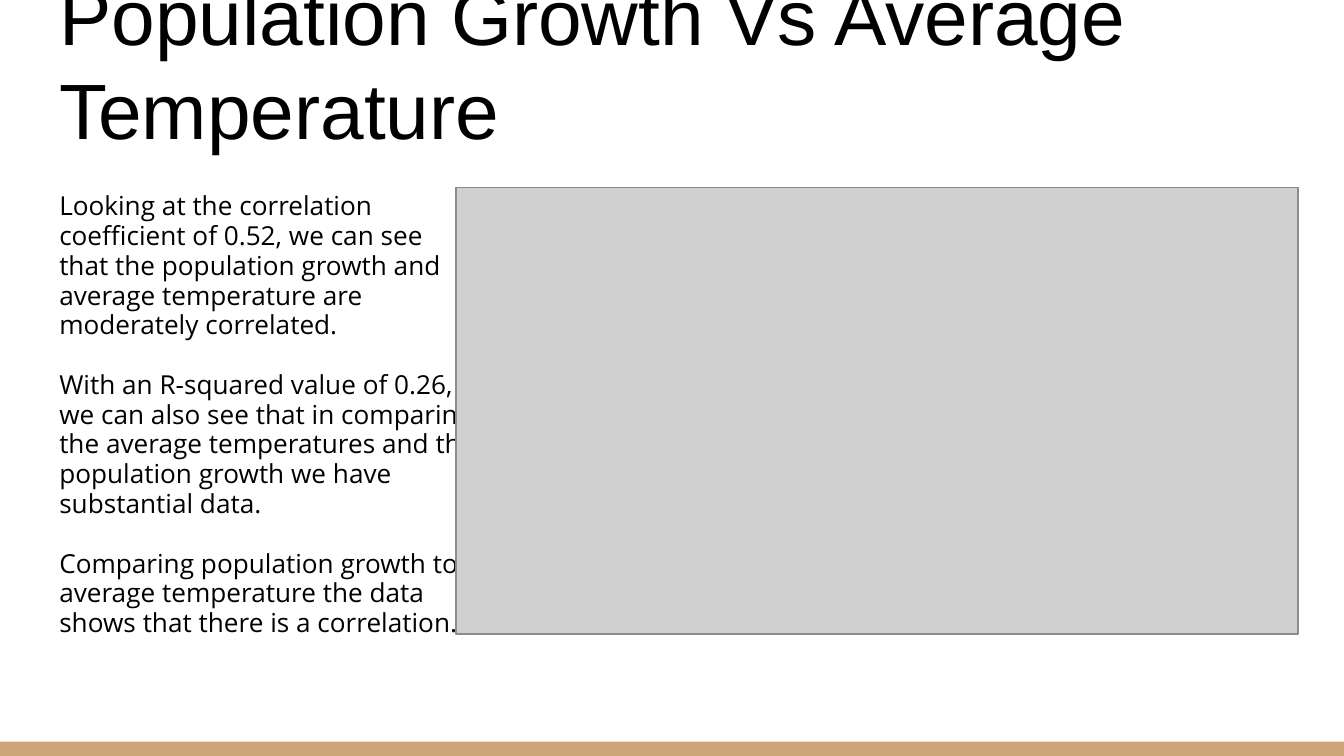
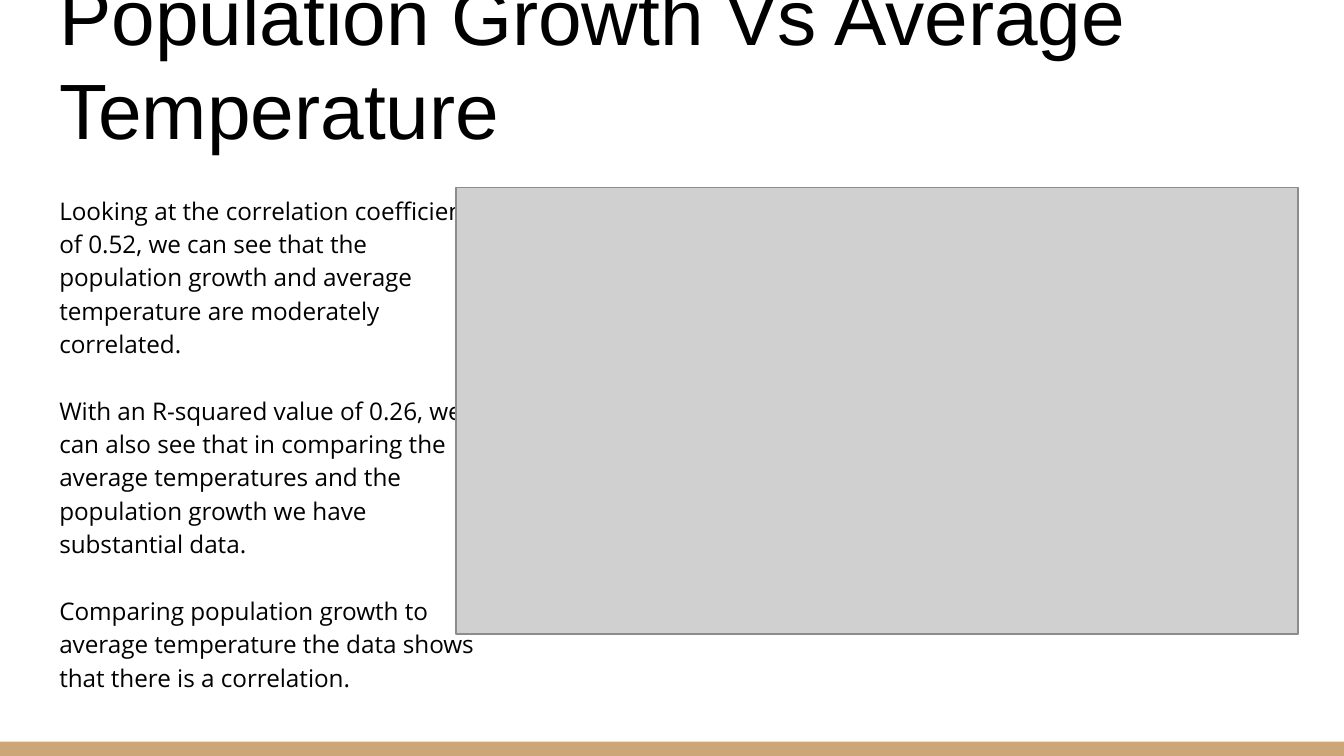
Before and after one commit to moriahtaylor1/climate-change-analysis, a slide deck: slide 12 of CLIMATE CHANGE.pptx. Drawn at 1344x756 pixels with LibreOffice and Linux fonts; fonts in the diff are those of the drawing; grey boxes stand for pictures. Boxes give left, top, right and bottom in pixels: in the first picture for what was removed or moved away, otherwise in the second. Text is boxed around its words. In the diff, an @@ line names an element or a change of style, - is before the commit and + after.

Commit message:
fixed population graph

```diff
--- a/CLIMATE CHANGE.pptx
+++ b/CLIMATE CHANGE.pptx
@@ text "Looking at the correlation coefficient ..." at (59,197,474,688): size 14 to 12.9 pt; line spacing 0.95 to 1.15 @@
```
Also in this commit, not shown: 4 other slides changed.
